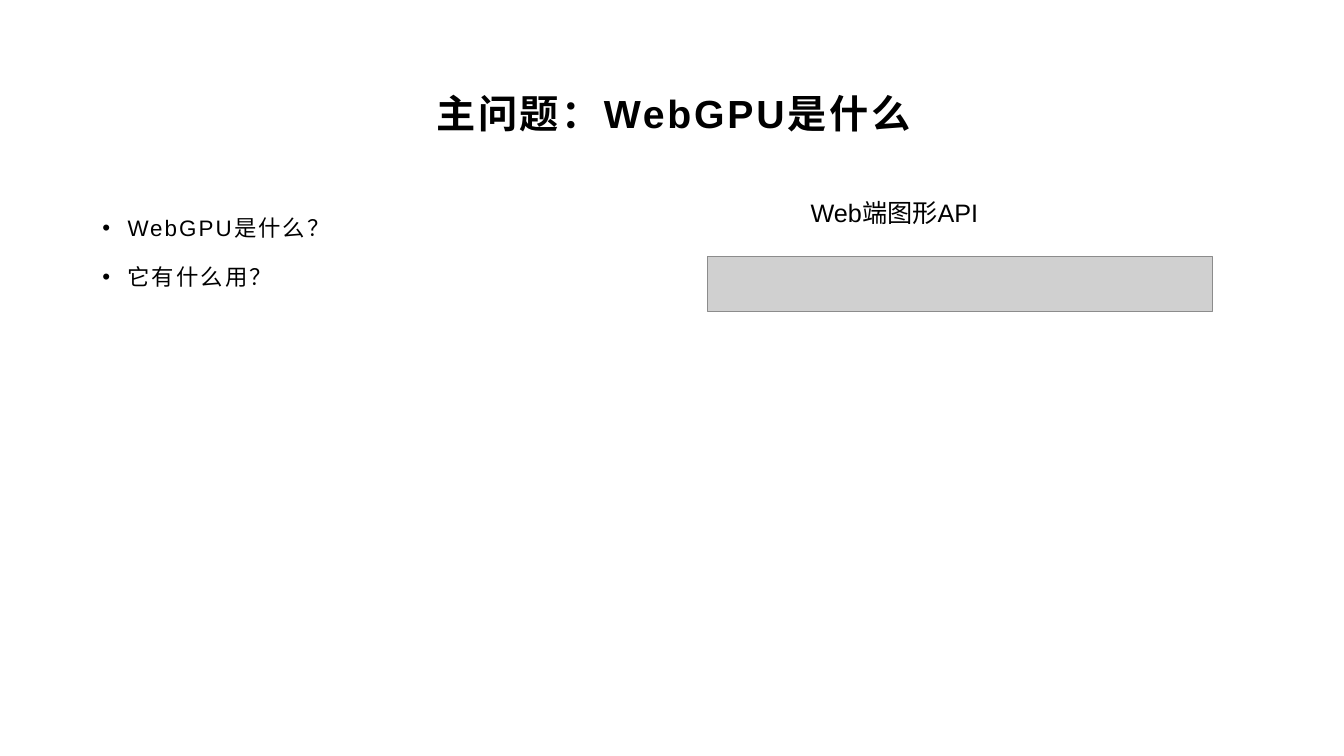
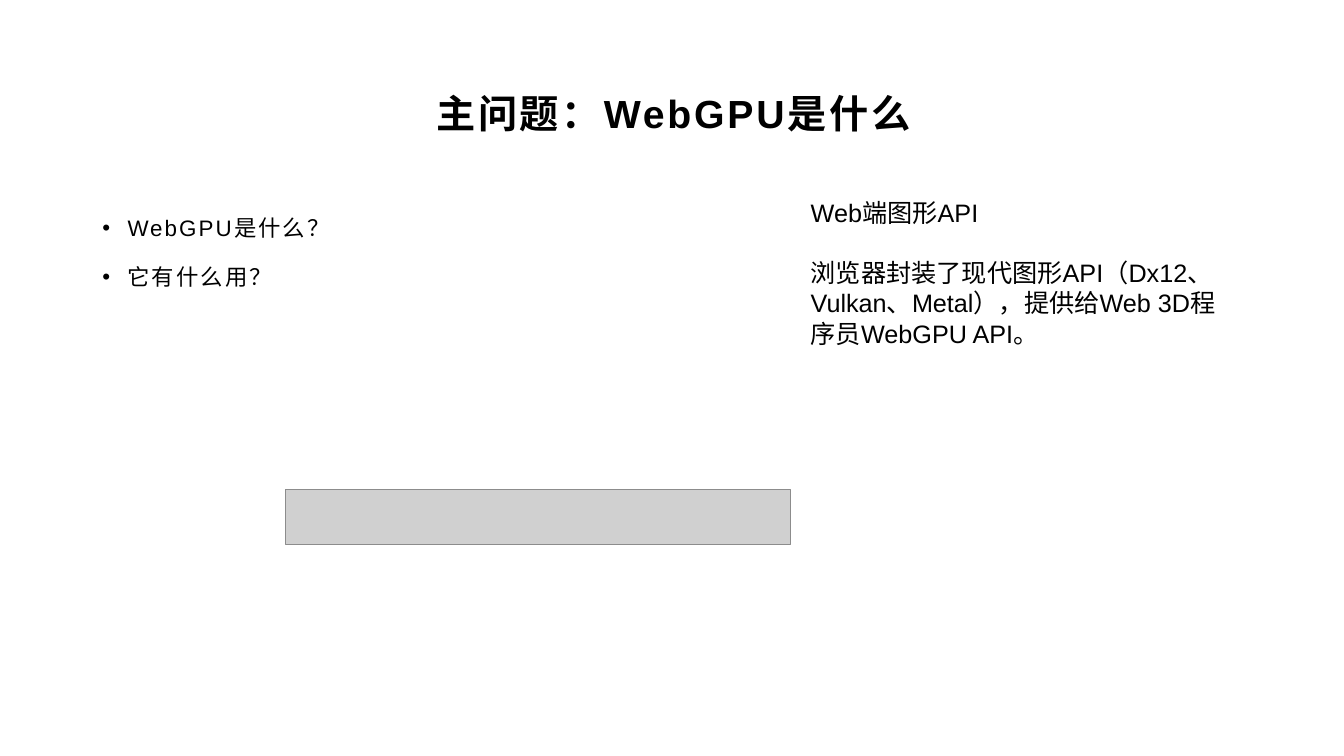
Before and after one commit to yyc-git/PotorealisticRenderEdu-3, a slide deck: slide 7 of lessons/2_triangle/ppt/WebGPU介绍和使用光栅化管线绘制一个三角形.pptx. Drawn at 1344x756 pixels with LibreOffice and Linux fonts; fonts in the diff are those of the drawing; grey boxes stand for pictures; background and template pictures are left out. Boxes give left, top, right and bottom in pixels: in the first picture for what was removed or moved away, otherwise in the second. Text is boxed around its words. In the diff, an @@ line names an element or a change of style, - is before the commit and + after.

```diff
--- a/lessons/2_triangle/ppt/WebGPU介绍和使用光栅化管线绘制一个三角形.pptx
+++ b/lessons/2_triangle/ppt/WebGPU介绍和使用光栅化管线绘制一个三角形.pptx
@@ text at <box>811,260,1213,345</box>: paragraph added @@
+浏览器封装了现代图形API（Dx12、Vulkan、Metal），提供给Web 3D程序员WebGPU API。
@@ picture: place and size @@
-picture at <box>708,257,1213,312</box>
+picture at <box>285,490,790,544</box>
```
Also in this commit, not shown: 7 other slides changed, 1 slide added, 1 other file.
